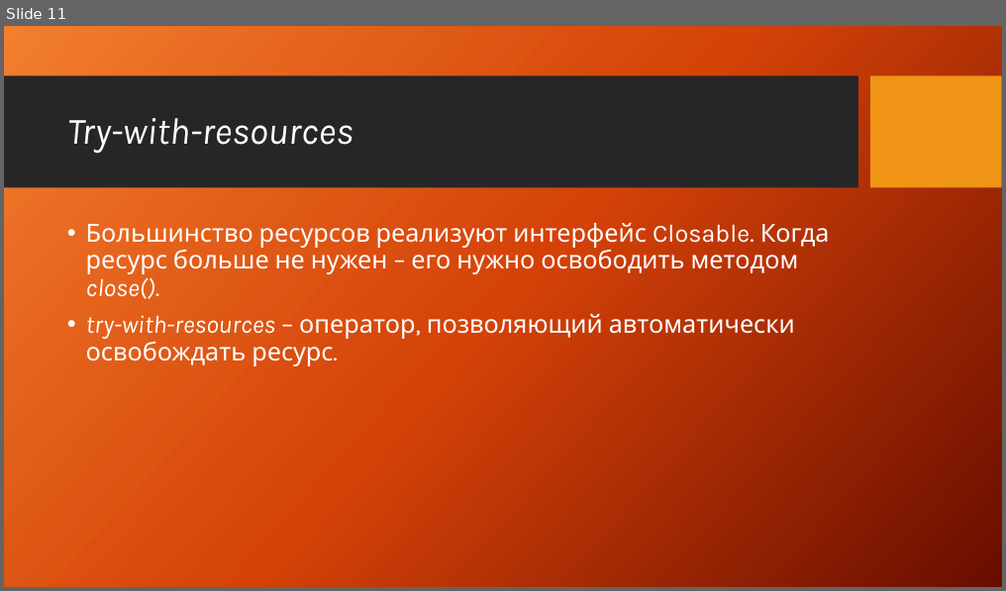
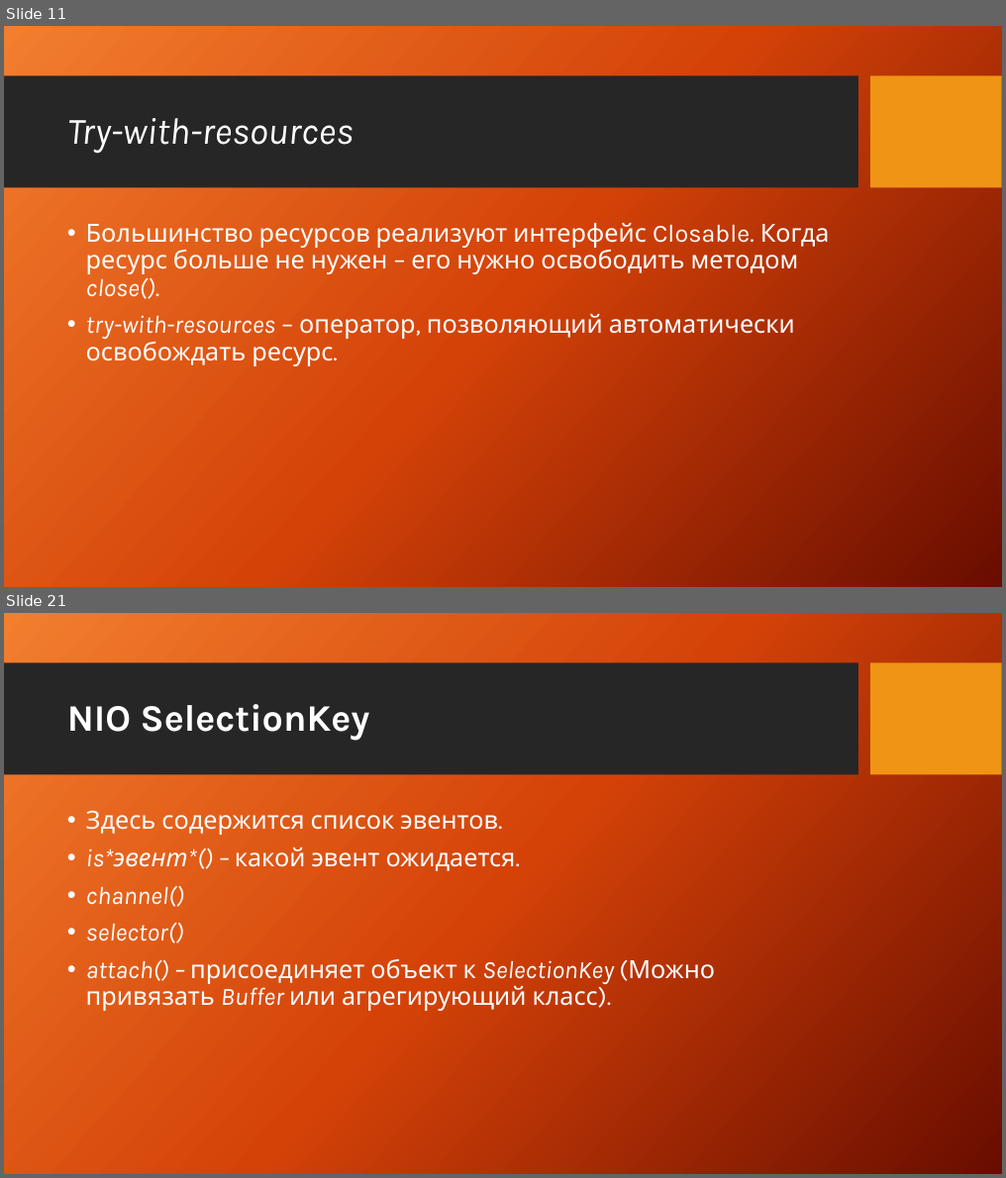
Before and after one commit to XLelarX/Courses, a slide deck: io/presentation.pptx. Shown one above the other, each under a label of ours: slide 11 before the commit, slides 11 and 21 after it; the slides between them are not shown. The pictures are 1006x591 and 1006x1178 pixels, drawn with LibreOffice and Linux fonts; fonts in the diff are those of the drawing; background and template pictures are left out. Boxes give left, top, right and bottom in pixels: in the first picture for what was removed or moved away, otherwise in the second. Text is boxed around its words. In the diff, an @@ line names an element or a change of style, - is before the commit and + after.

```diff
--- a/io/presentation.pptx
+++ b/io/presentation.pptx
@@ slide 21 added at bbox=[4, 613, 1002, 1174], background picture (left out); not listed: 2 template elements that a slide beside it also shows @@
@@ title added at bbox=[67, 704, 370, 740], 36 pt, text #FFFFFF, bold @@
+NIO SelectionKey
@@ text added at bbox=[86, 810, 715, 1011], 24 pt, text #FFFFFF @@
+• Здесь содержится список эвентов.
+• is*эвент*() – какой эвент ожидается.
+• channel()
+• selector()
+• attach() – присоединяет объект к SelectionKey (Можно привязать Buffer или агрегирующий класс).
```
Also in this commit, not shown: 12 slides changed, 8 other slides added, 4 other files.
